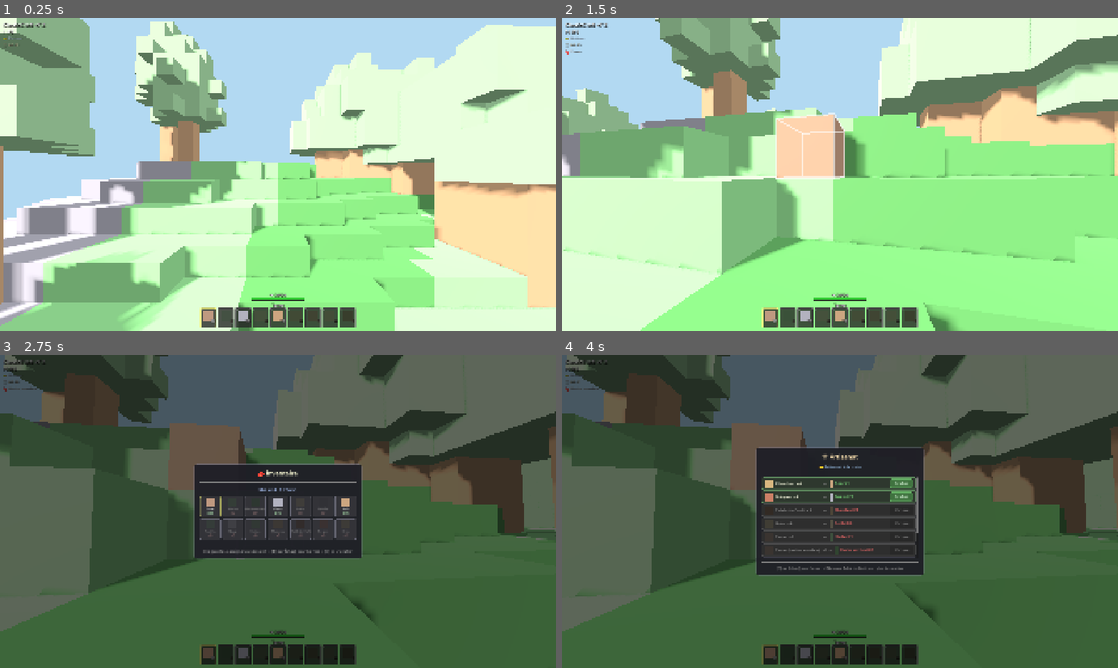
Above: before the commit, frames 1-4 (two rows, left to right).
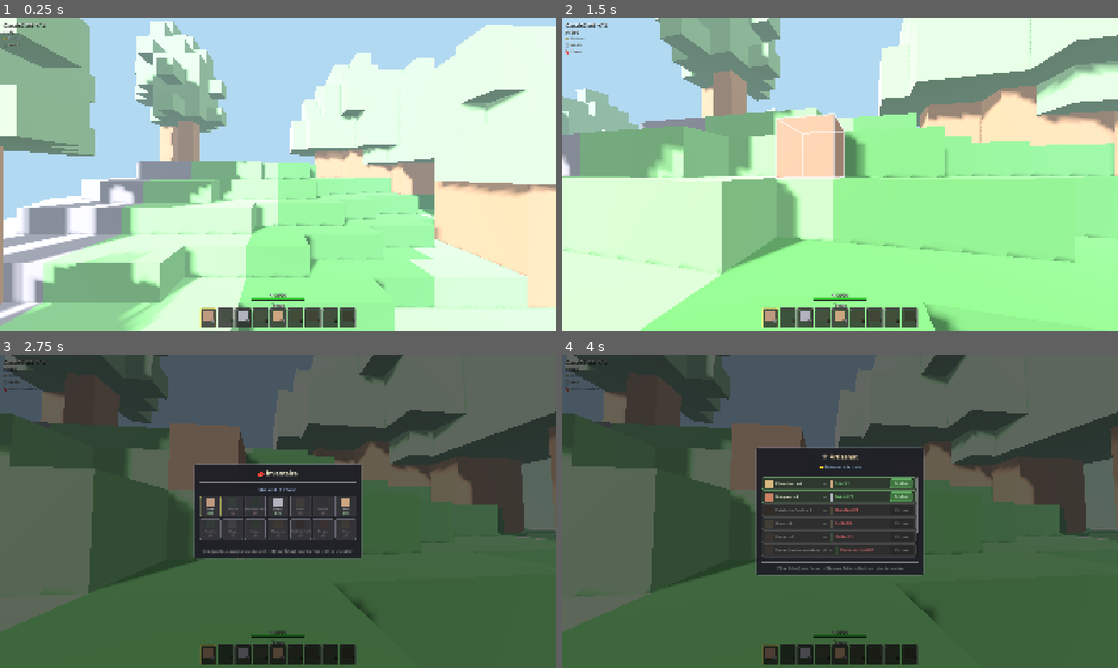
Above: after the commit, the same moments.

Repository: PatrickFarges/ClaudeCode
Game: Godot game, scene res://scenes/main.tscn
Two runs of this game, one before a commit and one after it. Both use one fixed random seed, a clock stepped at 60 frames per second and the inputs below.
Inputs (mouse positions are in pixels of both pictures, inside the frame that each line leads up to):
- Up to frame 1 (0.25 s): no input
- Up to frame 2 (1.5 s): tap Enter at 0.5 s; move the mouse to (867, 174) at 0.52 s; press the mouse at (867, 174) at 0.53 s; hold Z (move_forward) from 0.53 s (still down); tap Space (jump) at 0.77 s; move the mouse to (812, 174) at 1.27 s; release the mouse at (812, 174) at 1.28 s; right-click (812, 174) at 1.35 s
- Up to frame 3 (2.75 s): keep holding Z (move_forward); tap Space (jump) at 1.52 s; move the mouse to (289, 505) at 2.02 s; tap E at 2.1 s
- Up to frame 4 (4 s): move the mouse to (812, 574) at 2.77 s; tap C at 2.85 s; click (812, 574) at 2.92 s; tap Space (jump) at 3.02, 3.77 s; move the mouse to (1006, 558) at 3.52 s; release Z (move_forward) at 3.53 s; hold Q (move_left) from 3.53 s (still down); tap 6 at 3.6 s

The runs differ from the first frame. In frame 1, 15% of the frame differs, in the area x 0-100%, y 1-100%; in frame 2, 11%; in frame 3, less than 0.1%; in frame 4, less than 0.1%.

Commit message:
Brouillard de distance dynamique lié au cycle jour/nuit
- Fog exponentiel masquant la limite de render distance
- Couleur du brouillard synchronisée avec le ciel (jour/aube/nuit)
- Aerial perspective pour un fondu naturel vers l'horizon

Co-Authored-By: Claude Opus 4.6 <noreply@anthropic.com>

Diff:
--- a/ClaudeCraft/scenes/main.tscn
+++ b/ClaudeCraft/scenes/main.tscn
@@ -23,6 +23,12 @@
 ssao_power = 1.5
 ssao_detail = 0.5
 ssao_sharpness = 0.5
+fog_enabled = true
+fog_light_color = Color(0.7, 0.85, 0.95, 1)
+fog_light_energy = 1.0
+fog_density = 0.012
+fog_aerial_perspective = 0.6
+fog_sky_affect = 0.3
 
 [node name="Main" type="Node3D"]
 
--- a/ClaudeCraft/scripts/day_night_cycle.gd
+++ b/ClaudeCraft/scripts/day_night_cycle.gd
@@ -71,6 +71,7 @@
 	else:
 		sky_color = SKY_NIGHT
 	env.background_color = sky_color
+	env.fog_light_color = sky_color
 
 func _update_ambient(sun_height: float):
 	if sun_height > 0.1:
